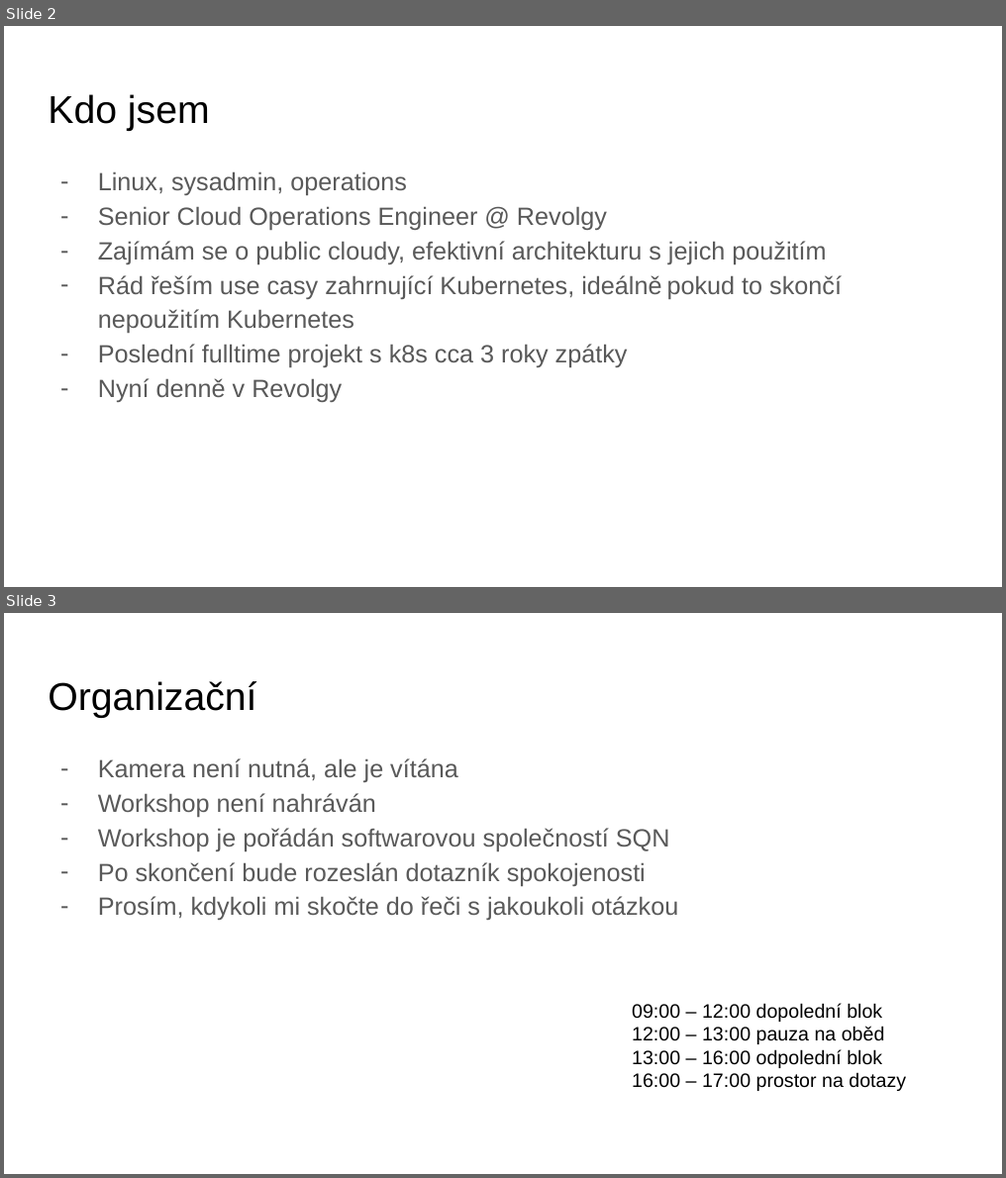
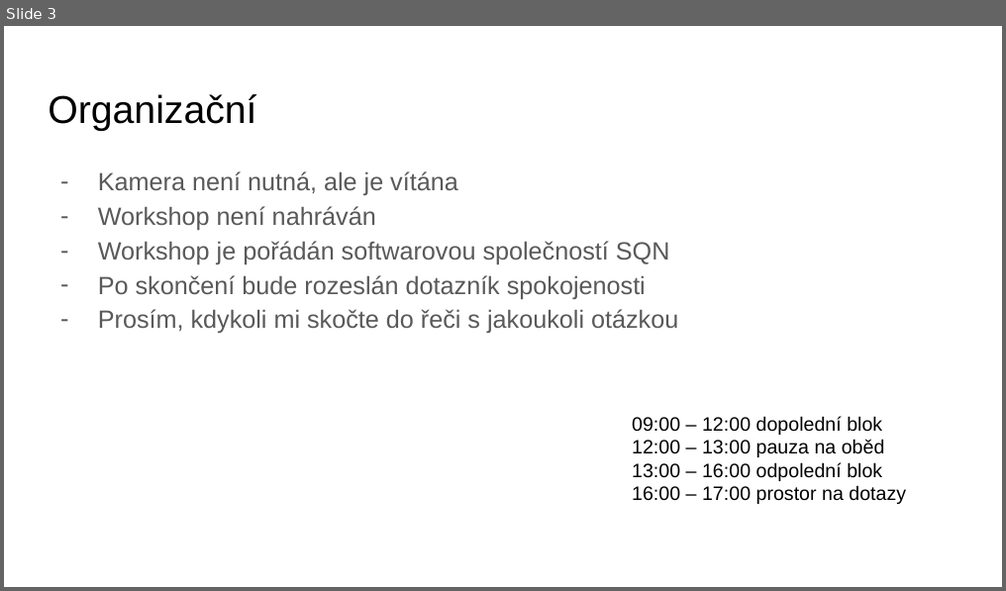
Before and after one commit to sqn-sources/kubernetes-workshop, a slide deck: k8s školení.pptx. Shown one above the other, each under a label of ours: slides 2 and 3 before the commit, slide 3 after it. The pictures are 1006x1178 and 1006x591 pixels, drawn with LibreOffice and Linux fonts; fonts in the diff are those of the drawing; background and template pictures are left out. Boxes give left, top, right and bottom in pixels: in the first picture for what was removed or moved away, otherwise in the second. Text is boxed around its words. In the diff, an @@ line names an element or a change of style, - is before the commit and + after.

```diff
--- a/k8s školení.pptx
+++ b/k8s školení.pptx
@@ slide 2 removed at [4,26,1002,587], background #FFFFFF @@
@@ title removed at [48,94,210,131] @@
-Kdo jsem
@@ text removed at [98,172,842,402] @@
-– Linux, sysadmin, operations
-– Senior Cloud Operations Engineer @ Revolgy
-– Zajímám se o public cloudy, efektivní architekturu s jejich použitím
-– Rád řeším use casy zahrnující Kubernetes, ideálně pokud to skončí nepoužitím Kubernetes
-– Poslední fulltime projekt s k8s cca 3 roky zpátky
-– Nyní denně v Revolgy
```
Also in this commit, not shown: 3 slides changed, 7 slides added, 12 other slides removed.
